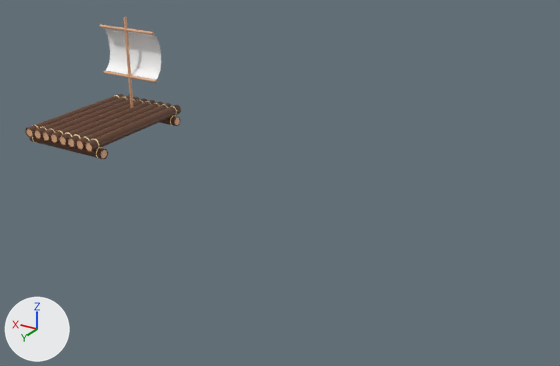
What one commit did to the glTF model static/raft.gltf.
Both versions are drawn from a camera (50 mm lens) standing at (-4.63, 16.04, 9.51) and looking at (4.95, 0.07, 1.53). The axes (+X, +Y, +Z) are drawn at lower left. The lights are the same throughout. Where no turn or scale is listed for an object, it has been applied to the vertices. Vertices at the same position are counted once.
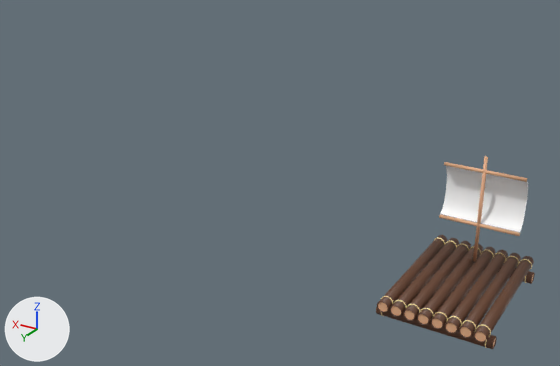
Where the newer file only moved an object's origin or applied its transform, the numbers keep the older frame.

Edits to the bpy script that builds the scene:
```text
Change me_cylinder:
    where me_cylinder.from_pydata(...)  # 5376 vertices, 10720 faces; spans x -8.8..8.8, y -1.1..1.1, z -1.4..1.4
    used by ob_raft; location = (10.95, 0.0, 2.19); rotation_euler = (1.571, 0.0, 0.0), in degrees (90, 0, 0); scale = (0.146, 0.146, 1.36)
    me_cylinder part 1: the whole mesh is multiplied about its middle by the matrix ((0.146, 0.0, 0.0), (0.0, 0.0, -1.364), (0.0, 0.146, 0.0))
Change me_cylinder_004:
    where me_cylinder_004.from_pydata(...)  # 1344 vertices, 2680 faces; spans x -1.37..1.36, y -1.76..1.77, z -0.16..0.16
    used by ob_cylinder_001; location = (10.95, 0.0, 1.92)
    me_cylinder_004 part 2: the whole mesh is moved by (-10.95, 0.01, -2.19)
Change me_cylinder_005:
    where me_cylinder_005.from_pydata(...)  # 20 vertices, 36 faces; spans x -0.04..0.04, y -0.04..0.04, z -1.0..1.79
    used by ob_cylinder_002; location = (10.95, -1.15, 3.24)
    me_cylinder_005 part 3: the whole mesh is moved by (-10.95, 0.01, -2.19)
Change me_cylinder_006:
    used by ob_cylinder_004; parent = ob_raft; location = (0.0, 7.2, 0.843); rotation_euler = (0.0, 1.571, 0.0), in degrees (0, 90, 0); scale = (0.0322, 0.301, 6.85)
    remove me_cylinder_006.from_pydata(...)  # 20 vertices, 36 faces; spans x -0.95..0.95, y -1.0..1.0, z -1.0..1.0
    add me_cylinder_006.from_pydata(...)  # 20 vertices, 36 faces; spans x -1.0..1.0, y -0.04..0.04, z -0.04..0.04
    me_cylinder_006 part 4: 20 of 20 vertices moved; they spanned x -0.95..0.95, y -1.0..1.0, z -1.0..1.0 and now span x -1.0..1.0, y -0.04..0.04, z -0.04..0.04; mean shift (0.0, 0.0, 0.0); largest move (-0.95, -0.31, 1.0) -> (1.0, -0.04, -0.01)
Change me_plane_002:
    where me_plane_002.from_pydata(...)  # 26 vertices, 24 faces; spans x -1.0..1.0, y -0.27..0.0, z -0.67..0.67
    used by ob_plane; location = (10.95, -1.2, 3.95)
    me_plane_002 part 5: the whole mesh is moved by (-10.95, 0.01, -2.19)
Add me_cylinder_009:
    me_cylinder_009.from_pydata(...)  # 20 vertices, 36 faces; spans x -1.0..1.0, y -0.04..0.04, z -0.04..0.04
    me_cylinder_009.materials.append(mat_wood2)  # beige #e7b189
Change ob_raft:
    ob_raft.rotation_euler: (1.571, 0.0, 0.0) -> (0.0, 0.0, 0.0)  # degrees (90, 0, 0) -> degrees (0, 0, 0)
    ob_raft.scale: (0.146, 0.146, 1.36) -> (1.0, 1.0, 1.0)
    ob_raft.location: (10.95, 0.0, 2.19) -> (0.0, 0.0, 0.0)
Change ob_cylinder_004:
    ob_cylinder_004.rotation_euler: (0.0, 1.571, 0.0) -> (0.0, 0.0, 0.0)  # degrees (0, 90, 0) -> degrees (0, 0, 0)
    ob_cylinder_004.scale: (0.0322, 0.301, 6.85) -> (1.0, 1.0, 1.0)
    ob_cylinder_004.location: (0.0, 7.2, 0.843) -> (-0.0000191, -1.147, 1.051)
Change ob_cylinder_005:
    ob_cylinder_005: bpy.data.objects.new('Cylinder.005', me_cylinder_006) -> bpy.data.objects.new('Cylinder.005', me_cylinder_009)
    ob_cylinder_005.rotation_euler: (0.0, 1.571, 0.0) -> (0.0, 0.0, 0.0)  # degrees (0, 90, 0) -> degrees (0, 0, 0)
    ob_cylinder_005.scale: (0.0322, 0.301, 6.85) -> (1.0, 1.0, 1.0)
    ob_cylinder_005.location: (0.0, 16.92, 0.843) -> (-0.0000191, -1.147, 2.47)
```

Where the change shows, as pixel boxes (x1, y1, x2, y2) in the pictures (560 x 366 px; the box of a moved part takes in the faces that stretch with it):
'raft', reshaped, moved, turned, rescaled: before (25, 94, 181, 152); after (377, 235, 534, 343)
'Plane', mesh moved: before (103, 28, 161, 80); after (441, 166, 528, 232)
'Cylinder.001', mesh moved: before (29, 115, 180, 159); after (376, 262, 535, 349)
'Cylinder.002', mesh moved: before (124, 17, 134, 108); after (473, 156, 488, 262)
'Cylinder.005', reshaped, moved, turned, rescaled: before (100, 24, 154, 35); after (444, 162, 527, 182)
'Cylinder.004', reshaped, moved, turned, rescaled: before (104, 71, 157, 83); after (439, 214, 520, 236)
part 4 of me_cylinder_006, moved or reshaped: before (100, 24, 157, 83); after (439, 214, 520, 236)
